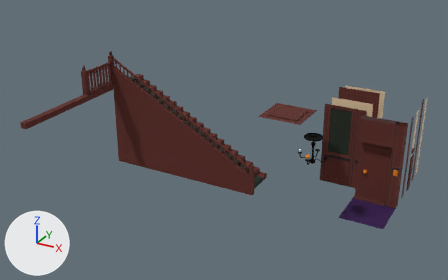
The FBX model Assets/Models/Buil01.fbx, before and after one commit.
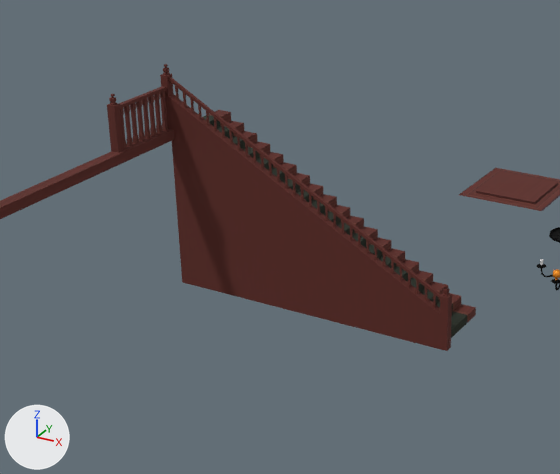
The first picture shows the older version from a 50 mm lens placed at (8.0, -22.14, 14.08), pointed at (-4.56, 0.7, 2.66). The close-ups show the older and then the newer version on the part from 6% to 69% of the width and 7% to 92% of the height of that picture. Only the edits that show in the close-ups are written down. Arrows for +X, +Y and +Z are at lower left; the lights stay in place. Where no turn or scale is listed for an object, it has been applied to the vertices.

Names of what the first close-up shows: 'Ceiling03', 'Stairs', 'StairsBarrier0', 'Stairs_Ramp', 'Stairs_carpet', 'stairs_ground_ramp' and 2 more.
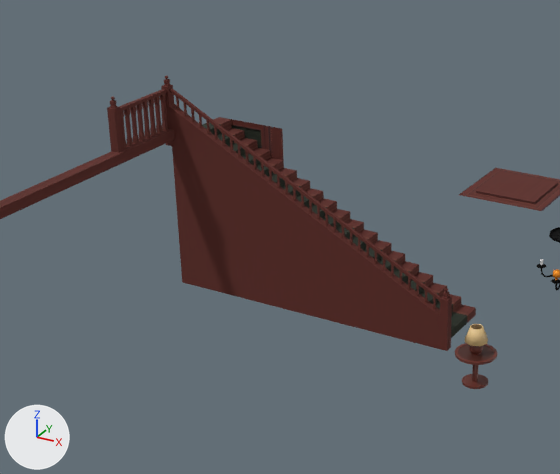
Where the newer file only moved an object's origin or applied its transform, the numbers keep the older frame.

Changed parts and their boxes (x1, y1, x2, y2) in the close-ups (560 x 474 px; the box of a moved part takes in the faces that stretch with it):
'Stairs_Ramp', rescaled
    before: (160, 64, 452, 351)
    after: (161, 76, 452, 351)
'Stairs', rescaled
    before: (215, 110, 476, 321)
    after: (214, 117, 476, 321)
'Stairs_carpet', rescaled
    before: (203, 114, 469, 338)
    after: (202, 122, 469, 338)
'StairsBarrier0', reshaped
    before: (107, 86, 168, 153)
    after: (107, 89, 168, 153)
'Wall1.001', added (brown)
    after: (231, 119, 284, 160)
    faces in mat_wall01 (picture img_wall_01_psd): (231, 119, 284, 160)
    faces in mat_tapisserie01 (picture img_tapisserie01_png): (232, 125, 262, 149)
'Table_Small', added (brown)
    after: (455, 343, 497, 389)
'Lamp_Small_Hat', added
    after: (465, 324, 488, 346)
'Lamp_Small', added
    after: (469, 325, 483, 355)
part 3 of me_cube_048, moved or reshaped
    before: (119, 86, 167, 109)
    after: (119, 89, 167, 112)

The change in detail:
Picture 'Props01.psd' (img_props01_psd) is new.
Material 'Props01' (mat_props01) is new.
Its texture is img_props01_psd.
me_cube_050 is used by ob_stairs_carpet; location (-11.19, 2.0, 0.01).
me_cube_050 had 156 vertices, 114 faces and spanned x 0.2..7.8, y -0.6..0.6, z 0.0..4.2.
me_cube_050 now has 156 vertices, 114 faces and spans x 0.19..7.8, y -0.6..0.6, z 0.0..3.99.
me_cube_050 part 2: the whole mesh is scaled about the mesh origin by (1, 1, 0.95).
me_cube_048 is used by ob_stairsbarrier0; location (-11.1, 0.85, 4.25).
me_cube_048 had 284 vertices, 257 faces and spanned x -0.12..0.1, y -1.85..0.15, z -0.05..1.41.
me_cube_048 now has 284 vertices, 257 faces and spans x -0.12..0.1, y -1.85..0.15, z -0.05..1.34.
me_cube_048 part 3: the loose piece of 8 vertices spanning x -0.06..0.06, y -1.85..0.15, z 1.01..1.09 is moved by (0.0, 0.0, -0.07).
Other edits to the shape of me_cube_048 do not show in these pictures.
me_cube_004 is used by ob_stairs; location (-11.2, 2.0, 0.0).
me_cube_004 had 117 vertices, 76 faces and spanned x 0.2..7.8, y -1.0..1.0, z 0.0..4.2.
me_cube_004 now has 117 vertices, 76 faces and spans x 0.2..7.8, y -1.0..1.0, z 0.0..4.0.
me_cube_004 part 1: the whole mesh is scaled about the mesh origin by (1, 1, 0.951).
me_cube_049 is used by ob_stairs_ramp; location (-11.2, 2.0, 0.0).
me_cube_049 had 1054 vertices, 913 faces and spanned x 0.0..8.0, y -1.01..-0.8, z 0.0..5.88.
me_cube_049 now has 1054 vertices, 913 faces and spans x 0.0..8.0, y -1.01..-0.8, z 0.0..5.59.
me_cube_049 part 4: the whole mesh is scaled about the mesh origin by (1, 1, 0.95).
Mesh me_circle_004 is new.
It has 48 vertices, 40 faces and spans x -0.275..0.275, y -0.275..0.275, z 0.304..0.654.
It uses material mat_props01 (picture img_props01_psd).
Mesh me_circle_002 is new.
It has 288 vertices, 261 faces and spans x -0.159..0.159, y -0.159..0.159, z 0.0..0.636.
It uses material mat_props01 (picture img_props01_psd).
Mesh me_circle is new.
It has 128 vertices, 113 faces and spans x -0.477..0.477, y -0.477..0.477, z 0.0..0.775.
It uses material mat_props01 (picture img_props01_psd).
Object 'Wall1.001' (ob_wall1_001) is new; it shows a copy of the mesh of ob_wall1.
Its location is (-10.0, 3.0, 0.0).
Object 'Lamp_Small_Hat' (ob_lamp_small_hat) is new; it shows me_circle_004.
Its location is (-2.0, 0.0, 0.75).
Object 'Lamp_Small' (ob_lamp_small) is new; it shows me_circle_002.
Its location is (-2.0, 0.0, 0.75).
Object 'Table_Small' (ob_table_small) is new; it shows me_circle.
Its location is (-2.0, 0.0, -0.01).
